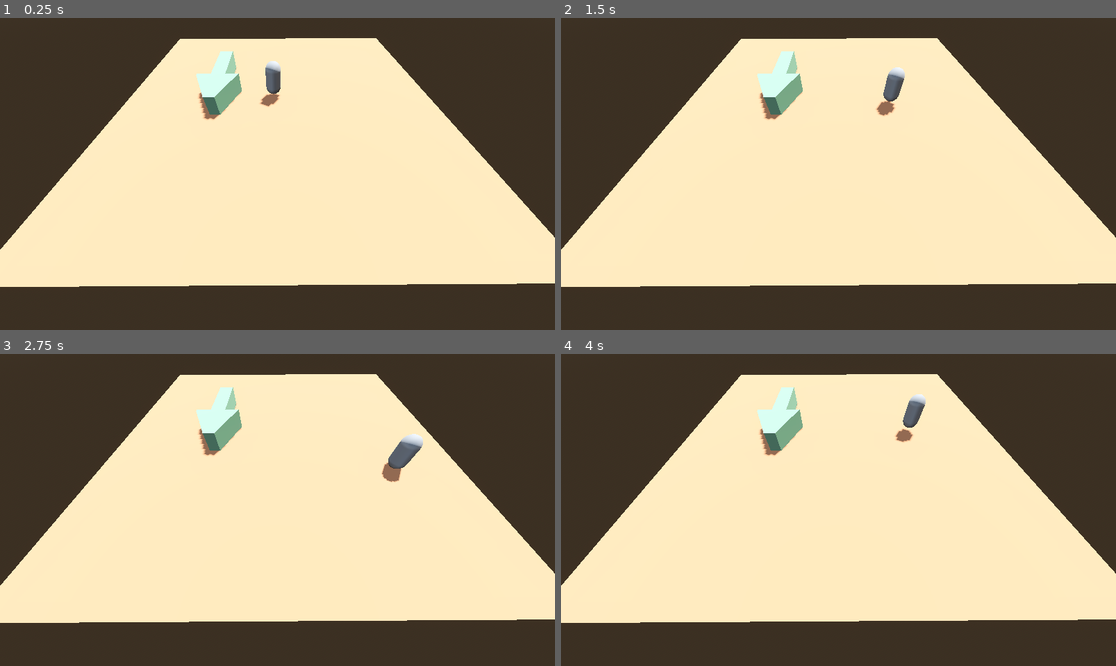
Above: before the commit, frames 1-4 (two rows, left to right).
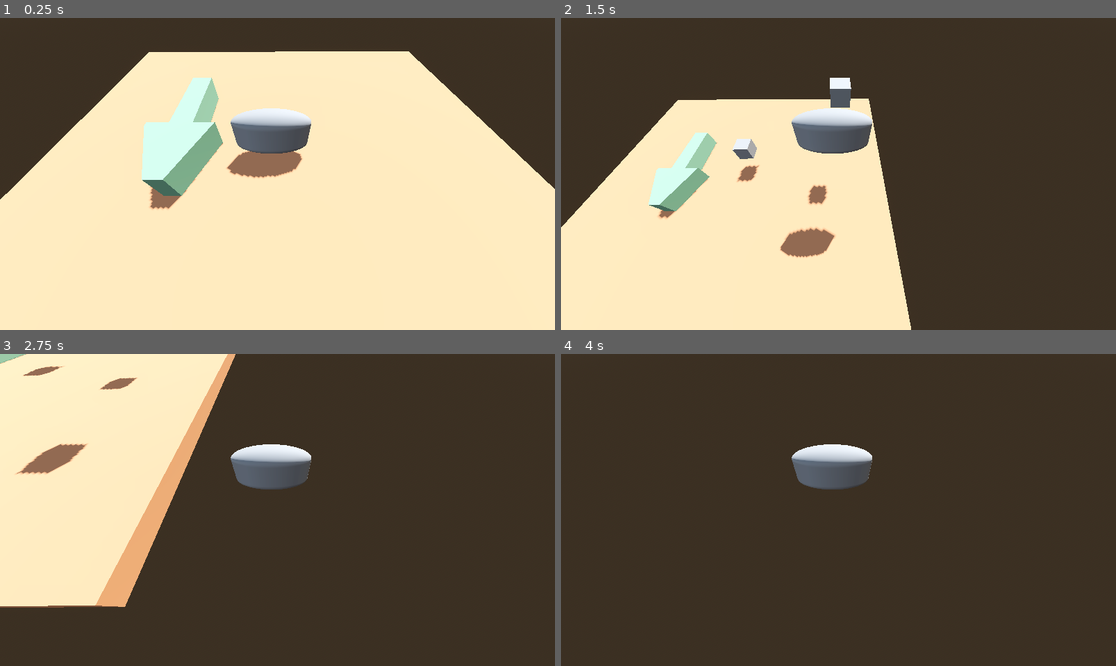
Above: after the commit, the same moments.

Repository: fort1go/BAPBAP2
Game: Godot game, scene res://materials/main.tscn
Two runs of this game, one before a commit and one after it. Both use one fixed random seed, a clock stepped at 60 frames per second and the inputs below.
Inputs:
- Up to frame 1 (0.25 s): no input
- Up to frame 2 (1.5 s): tap Enter (ui_accept) at 0.5, 0.77 s; hold Right (ui_right) 0.53-1.28 s; tap R (ulta, bound only after the commit) at 0.6, 1.35 s; hold Down (ui_down) from 1.28 s (still down)
- Up to frame 3 (2.75 s): tap Enter (ui_accept) at 1.52 s; release Down (ui_down) at 2.03 s; hold Right (ui_right) from 2.03 s (still down); tap R (ulta, bound only after the commit) at 2.1 s
- Up to frame 4 (4 s): release Right (ui_right) at 2.78 s; hold Up (ui_up) 2.78-3.53 s; tap R (ulta, bound only after the commit) at 2.85, 3.6 s; tap Enter (ui_accept) at 3.02, 3.77 s; hold Left (ui_left) from 3.53 s (still down)

The runs differ from the first frame. In frame 1, 30% of the frame differs, in the area x 0-100%, y 6-100%; in frame 2, 43%; in frame 3, 62%, in the area x 0-100%, y 0-87%; in frame 4, 58%.

Commit message:
camera + eva2.0

Diff:
--- /dev/null
+++ b/materials/Box.tscn
@@ -0,0 +1,19 @@
+[gd_scene format=3 uid="uid://d1wgpfy0ao53v"]
+
+[ext_resource type="Script" uid="uid://yu481cp7dvja" path="res://scripts/static_body_3d.gd" id="1_xjqg3"]
+
+[sub_resource type="BoxShape3D" id="BoxShape3D_xjqg3"]
+size = Vector3(3, 1, 1)
+
+[sub_resource type="BoxMesh" id="BoxMesh_ifi51"]
+
+[node name="StaticBody3D" type="StaticBody3D" unique_id=1908810713]
+script = ExtResource("1_xjqg3")
+
+[node name="CollisionShape3D" type="CollisionShape3D" parent="." unique_id=1115955552]
+transform = Transform3D(0.9999619, 0, 0.008726535, 0, 1, 0, -0.008726535, 0, 0.9999619, 0, 1.5, 0)
+shape = SubResource("BoxShape3D_xjqg3")
+
+[node name="MeshInstance3D" type="MeshInstance3D" parent="CollisionShape3D" unique_id=1970221225]
+transform = Transform3D(0.9999619, 0, 0.008726535, 0, 0.99999994, 0, -0.008726535, 0, 0.9999619, 0, 0, 0)
+mesh = SubResource("BoxMesh_ifi51")
--- a/materials/main.tscn
+++ b/materials/main.tscn
@@ -33,23 +33,21 @@
 [node name="WorldEnvironment" type="WorldEnvironment" parent="World" unique_id=241746980]
 environment = SubResource("Environment_q2cl8")
 
-[node name="CameraPivot" type="Node3D" parent="." unique_id=1890461925]
-
-[node name="Camera3D" type="Camera3D" parent="CameraPivot" unique_id=2090550246]
-transform = Transform3D(0.9999834, 0.005695208, -0.0009471103, -0.0022985616, 0.5432127, 0.8395919, 0.0052961335, -0.83957577, 0.54321676, -0.104990065, 6.9320383, 10.975868)
-fov = 88.499466
-
 [node name="Player" type="CharacterBody3D" parent="." unique_id=222330651]
 transform = Transform3D(1, 0, 0, 0, 1, 0, 0, 0, 1, 0, 0.16572666, 0)
 script = ExtResource("1_xits5")
 
 [node name="MeshInstance3D" type="MeshInstance3D" parent="Player" unique_id=1900195637]
-transform = Transform3D(1, 0, 0, 0, 1, 0, 0, 0, 1, -0.33549404, 1.5395265, -0.19239068)
+transform = Transform3D(3, 0, 0, 0, 1, 0, 0, 0, 1, -0.33549404, 1.5395265, -0.19239068)
 mesh = SubResource("CapsuleMesh_74rn4")
 
 [node name="CollisionShape3D" type="CollisionShape3D" parent="Player" unique_id=1436328278]
 transform = Transform3D(1, 0, 0, 0, 1, 0, 0, 0, 1, -0.33549404, 1.5336802, -0.19239068)
 shape = SubResource("CapsuleShape3D_3s45h")
+
+[node name="Camera3D" type="Camera3D" parent="Player" unique_id=2090550246]
+transform = Transform3D(0.9999834, 0.005695208, -0.00094711065, -0.0022985616, 0.5432128, 0.839592, 0.0052961335, -0.8395758, 0.5432168, -0.11638048, 6.0088243, 4.645211)
+fov = 88.499466
 
 [node name="Enviroment" type="Node3D" parent="." unique_id=969576870]
 
--- a/project.godot
+++ b/project.godot
@@ -15,6 +15,46 @@
 config/features=PackedStringArray("4.6", "Forward Plus")
 config/icon="res://images/icon.svg"
 
+[input]
+
+ui_left={
+"deadzone": 0.5,
+"events": [Object(InputEventKey,"resource_local_to_scene":false,"resource_name":"","device":0,"window_id":0,"alt_pressed":false,"shift_pressed":false,"ctrl_pressed":false,"meta_pressed":false,"pressed":false,"keycode":4194319,"physical_keycode":0,"key_label":0,"unicode":0,"location":0,"echo":false,"script":null)
+, Object(InputEventJoypadButton,"resource_local_to_scene":false,"resource_name":"","device":-1,"button_index":13,"pressure":0.0,"pressed":false,"script":null)
+, Object(InputEventJoypadMotion,"resource_local_to_scene":false,"resource_name":"","device":-1,"axis":0,"axis_value":-1.0,"script":null)
+, Object(InputEventKey,"resource_local_to_scene":false,"resource_name":"","device":-1,"window_id":0,"alt_pressed":false,"shift_pressed":false,"ctrl_pressed":false,"meta_pressed":false,"pressed":false,"keycode":0,"physical_keycode":65,"key_label":0,"unicode":97,"location":0,"echo":false,"script":null)
+]
+}
+ui_right={
+"deadzone": 0.5,
+"events": [Object(InputEventKey,"resource_local_to_scene":false,"resource_name":"","device":0,"window_id":0,"alt_pressed":false,"shift_pressed":false,"ctrl_pressed":false,"meta_pressed":false,"pressed":false,"keycode":4194321,"physical_keycode":0,"key_label":0,"unicode":0,"location":0,"echo":false,"script":null)
+, Object(InputEventJoypadButton,"resource_local_to_scene":false,"resource_name":"","device":-1,"button_index":14,"pressure":0.0,"pressed":false,"script":null)
+, Object(InputEventJoypadMotion,"resource_local_to_scene":false,"resource_name":"","device":-1,"axis":0,"axis_value":1.0,"script":null)
+, Object(InputEventKey,"resource_local_to_scene":false,"resource_name":"","device":-1,"window_id":0,"alt_pressed":false,"shift_pressed":false,"ctrl_pressed":false,"meta_pressed":false,"pressed":false,"keycode":0,"physical_keycode":68,"key_label":0,"unicode":100,"location":0,"echo":false,"script":null)
+]
+}
+ui_up={
+"deadzone": 0.5,
+"events": [Object(InputEventKey,"resource_local_to_scene":false,"resource_name":"","device":0,"window_id":0,"alt_pressed":false,"shift_pressed":false,"ctrl_pressed":false,"meta_pressed":false,"pressed":false,"keycode":4194320,"physical_keycode":0,"key_label":0,"unicode":0,"location":0,"echo":false,"script":null)
+, Object(InputEventJoypadButton,"resource_local_to_scene":false,"resource_name":"","device":-1,"button_index":11,"pressure":0.0,"pressed":false,"script":null)
+, Object(InputEventJoypadMotion,"resource_local_to_scene":false,"resource_name":"","device":-1,"axis":1,"axis_value":-1.0,"script":null)
+, Object(InputEventKey,"resource_local_to_scene":false,"resource_name":"","device":-1,"window_id":0,"alt_pressed":false,"shift_pressed":false,"ctrl_pressed":false,"meta_pressed":false,"pressed":false,"keycode":0,"physical_keycode":87,"key_label":0,"unicode":119,"location":0,"echo":false,"script":null)
+]
+}
+ui_down={
+"deadzone": 0.5,
+"events": [Object(InputEventKey,"resource_local_to_scene":false,"resource_name":"","device":0,"window_id":0,"alt_pressed":false,"shift_pressed":false,"ctrl_pressed":false,"meta_pressed":false,"pressed":false,"keycode":4194322,"physical_keycode":0,"key_label":0,"unicode":0,"location":0,"echo":false,"script":null)
+, Object(InputEventJoypadButton,"resource_local_to_scene":false,"resource_name":"","device":-1,"button_index":12,"pressure":0.0,"pressed":false,"script":null)
+, Object(InputEventJoypadMotion,"resource_local_to_scene":false,"resource_name":"","device":-1,"axis":1,"axis_value":1.0,"script":null)
+, Object(InputEventKey,"resource_local_to_scene":false,"resource_name":"","device":-1,"window_id":0,"alt_pressed":false,"shift_pressed":false,"ctrl_pressed":false,"meta_pressed":false,"pressed":false,"keycode":0,"physical_keycode":83,"key_label":0,"unicode":115,"location":0,"echo":false,"script":null)
+]
+}
+ulta={
+"deadzone": 0.2,
+"events": [Object(InputEventKey,"resource_local_to_scene":false,"resource_name":"","device":-1,"window_id":0,"alt_pressed":false,"shift_pressed":false,"ctrl_pressed":false,"meta_pressed":false,"pressed":false,"keycode":0,"physical_keycode":82,"key_label":0,"unicode":114,"location":0,"echo":false,"script":null)
+]
+}
+
 [physics]
 
 3d/physics_engine="Jolt Physics"
--- a/scripts/player.gd
+++ b/scripts/player.gd
@@ -1,8 +1,8 @@
 extends CharacterBody3D
 
-
-const SPEED = 5.0
-const JUMP_VELOCITY = 5.0
+const BOX_SCENE = preload("res://materials/Box.tscn")
+const SPEED = 10.0
+const JUMP_VELOCITY = 10.0
 
 
 func _physics_process(delta: float) -> void:
@@ -25,4 +25,10 @@
 		velocity.x = move_toward(velocity.x, 0, SPEED)
 		velocity.z = move_toward(velocity.z, 0, SPEED)
 
+	if Input.is_action_just_pressed("ulta"):
+		var box = BOX_SCENE.instantiate()
+		var spawn_pos = global_position + (-global_transform.basis.z * 2.0)
+		get_tree().root.add_child(box)
+		box.global_position = spawn_pos
+
 	move_and_slide()
--- /dev/null
+++ b/scripts/static_body_3d.gd
@@ -0,0 +1,7 @@
+extends StaticBody3D
+
+
+# Called when the node enters the scene tree for the first time.
+func _ready():
+	await get_tree().create_timer(5.0).timeout
+	queue_free() # Удаляет кубик через 5 секунд
Not shown, added: scripts/static_body_3d.gd.uid
